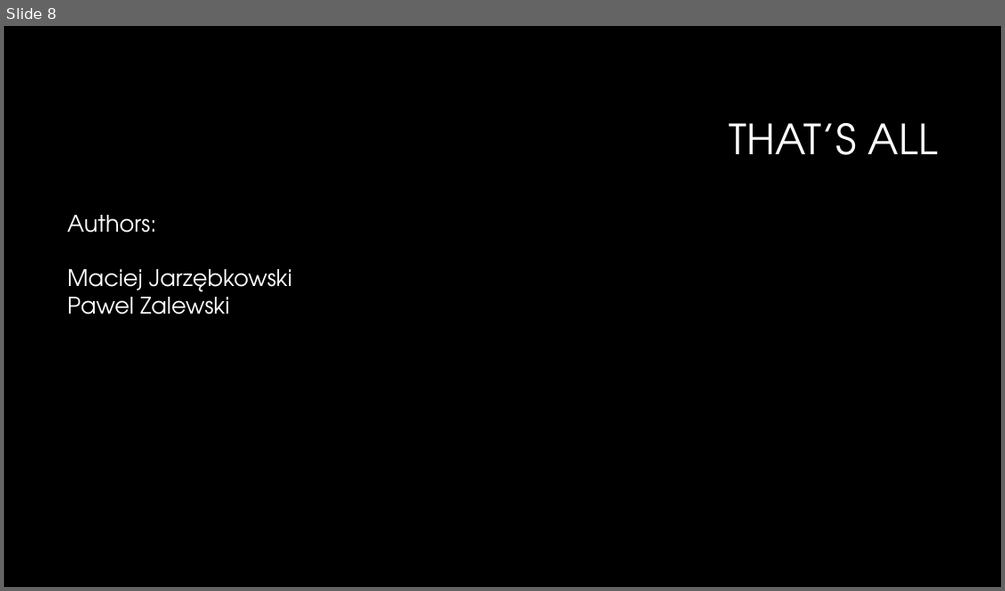
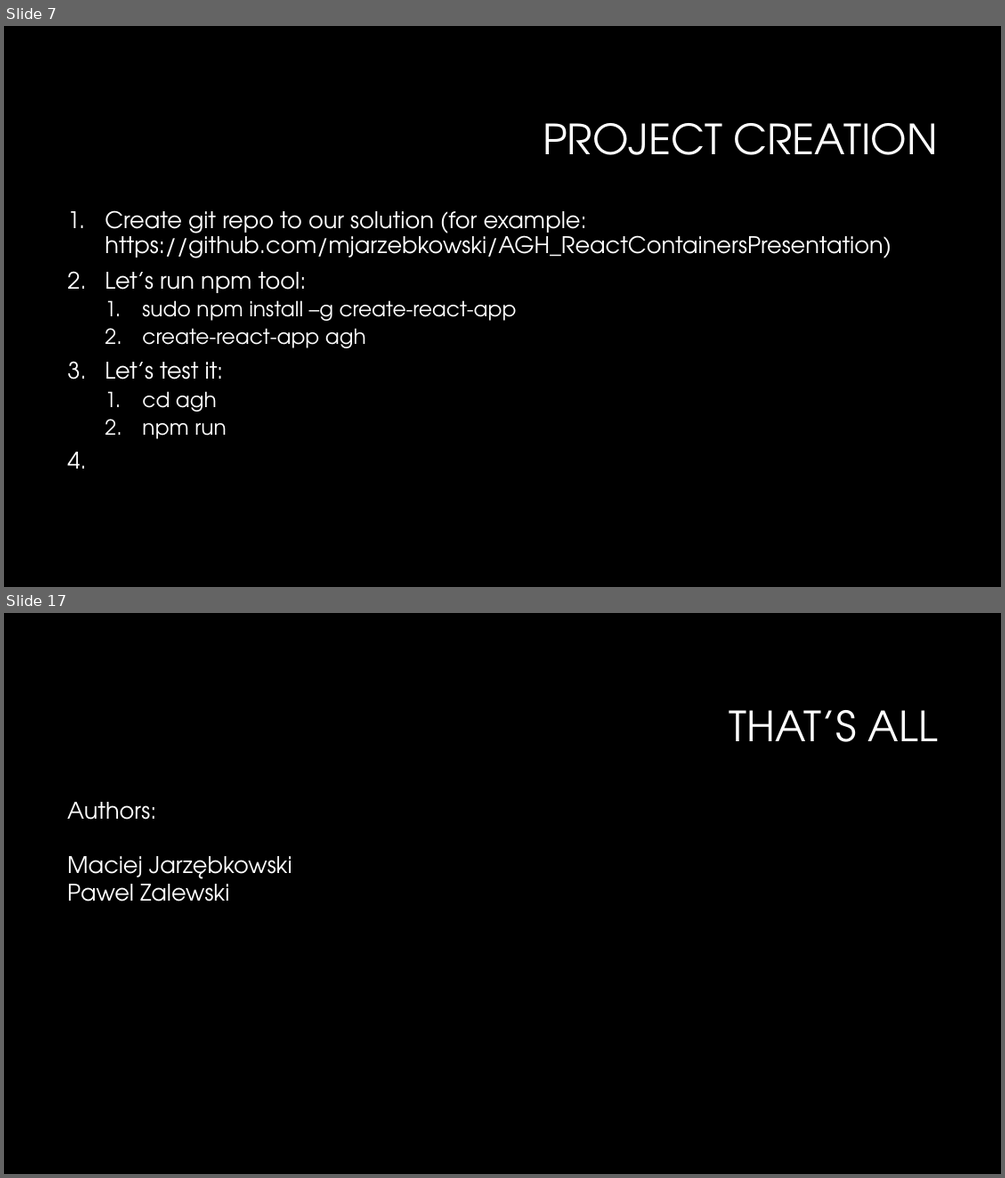
Before and after one commit to mjarzebkowski/AGH_ReactContainersPresentation, a slide deck: ReactContainers.pptx. Shown one above the other, each under a label of ours: slide 8 before the commit, slides 7 and 17 after it; the slides between them are not shown. The pictures are 1005x591 and 1005x1178 pixels, drawn with LibreOffice and Linux fonts; fonts in the diff are those of the drawing; background and template pictures are left out. Boxes give left, top, right and bottom in pixels: in the first picture for what was removed or moved away, otherwise in the second. Text is boxed around its words. In the diff, an @@ line names an element or a change of style, - is before the commit and + after.

```diff
--- a/ReactContainers.pptx
+++ b/ReactContainers.pptx
@@ slide 7 added at box(4, 26, 1001, 587), background #000000 @@
@@ title added at box(542, 123, 938, 155), 40 pt, text #FFFFFF @@
+PROJECT CREATION
@@ text added at box(105, 210, 891, 439), 22 pt, text #FFFFFF @@
+1. Create git repo to our solution (for example: https://github.com/mjarzebkowski/AGH_ReactContainersPresentation)
+2. Let’s run npm tool:
+  1. sudo npm install –g create-react-app
+  2. create-react-app agh
+3. Let’s test it:
+  1. cd agh
+  2. npm run
@@ what was slide 8 is now slide 17 @@
```
Also in this commit, not shown: 7 slides changed, 8 other slides added, 1 other file.
